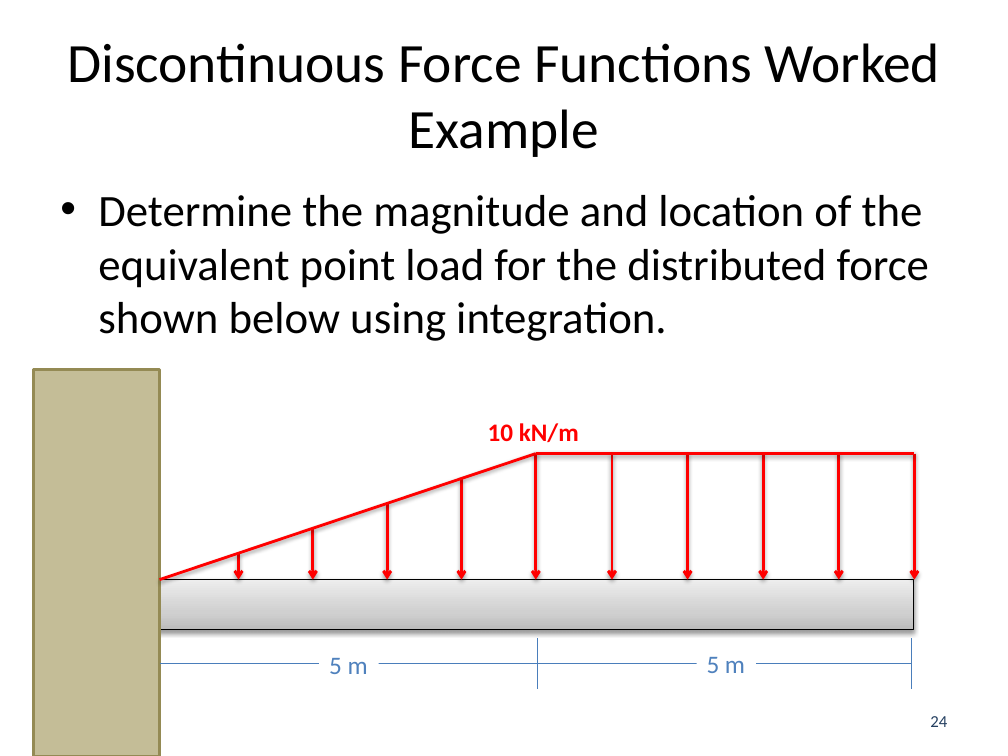
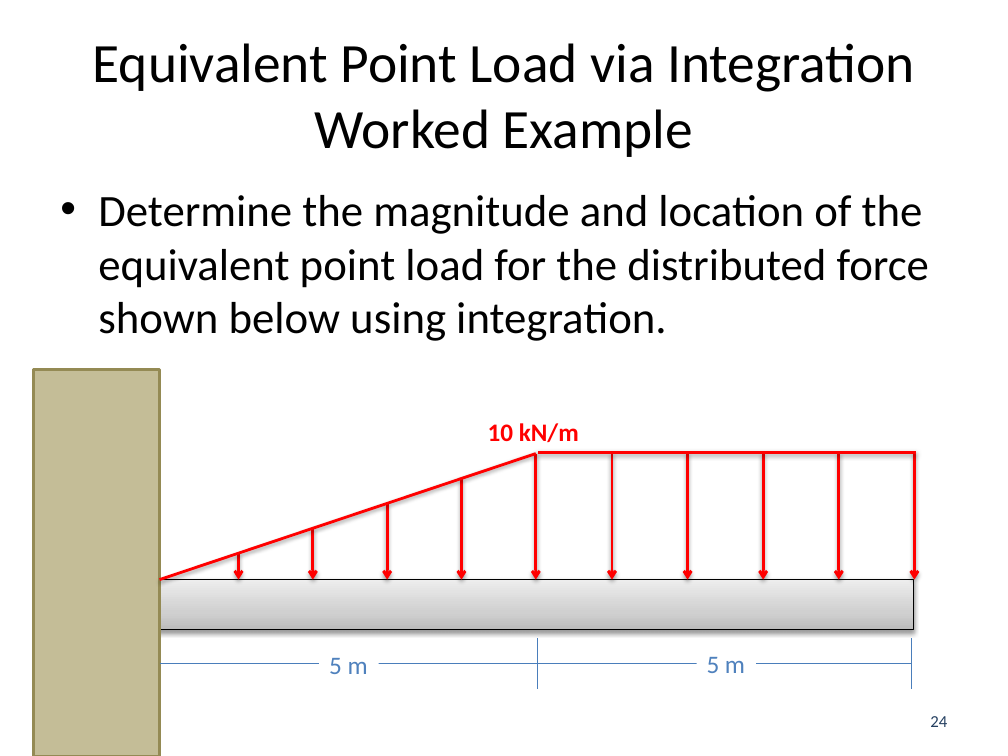
Before and after one commit to JacobMoore/mechanics_textbook, a slide deck: slide 24 of Lecture Slides/VideoLectureSlides/4.5.pptx. Drawn at 1008x756 pixels with LibreOffice and Linux fonts; fonts in the diff are those of the drawing. Boxes give left, top, right and bottom in pixels: in the first picture for what was removed or moved away, otherwise in the second. Text is boxed around its words. In the diff, an @@ line names an element or a change of style, - is before the commit and + after.

Commit message:
Added Various Worked Example Videos

```diff
--- a/Lecture Slides/VideoLectureSlides/4.5.pptx
+++ b/Lecture Slides/VideoLectureSlides/4.5.pptx
@@ title at [93, 43, 915, 157]: text changed @@
-Discontinuous Force Functions Worked Example
+Equivalent Point Load via Integration Worked Example
```
Also in this commit, not shown: 2 other slides changed, 2 slides added, 22 other files.
